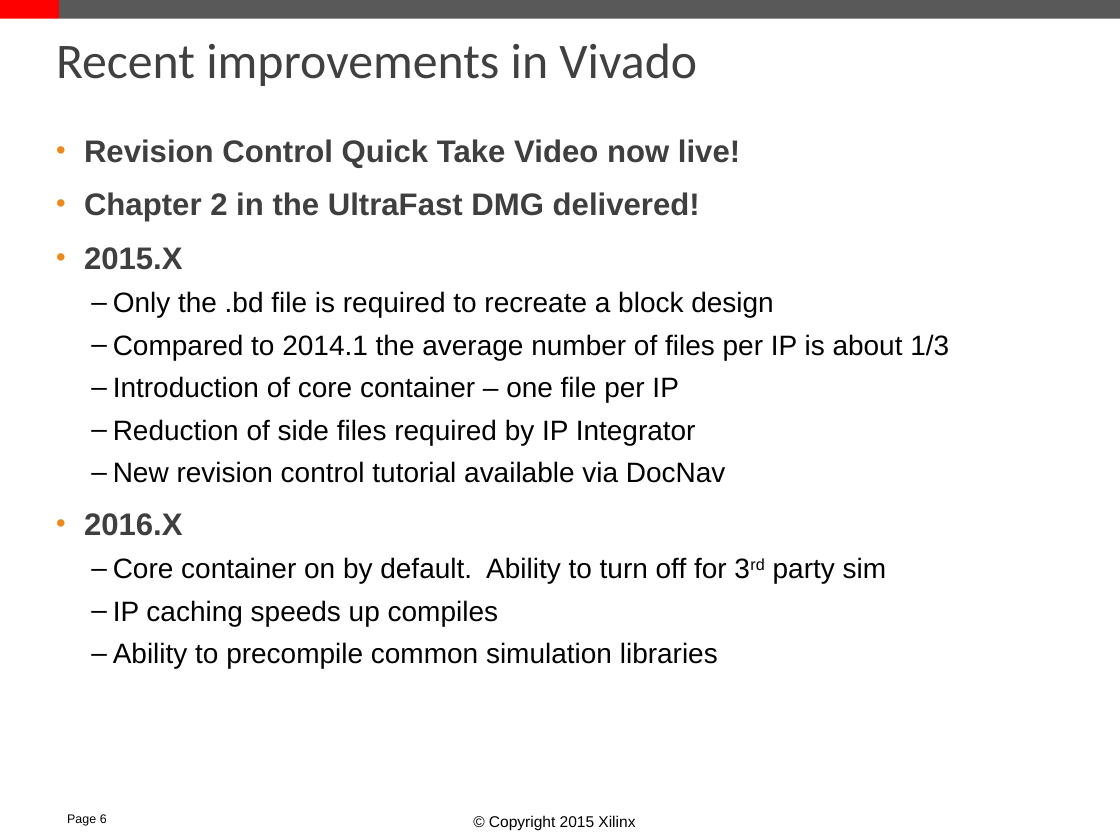
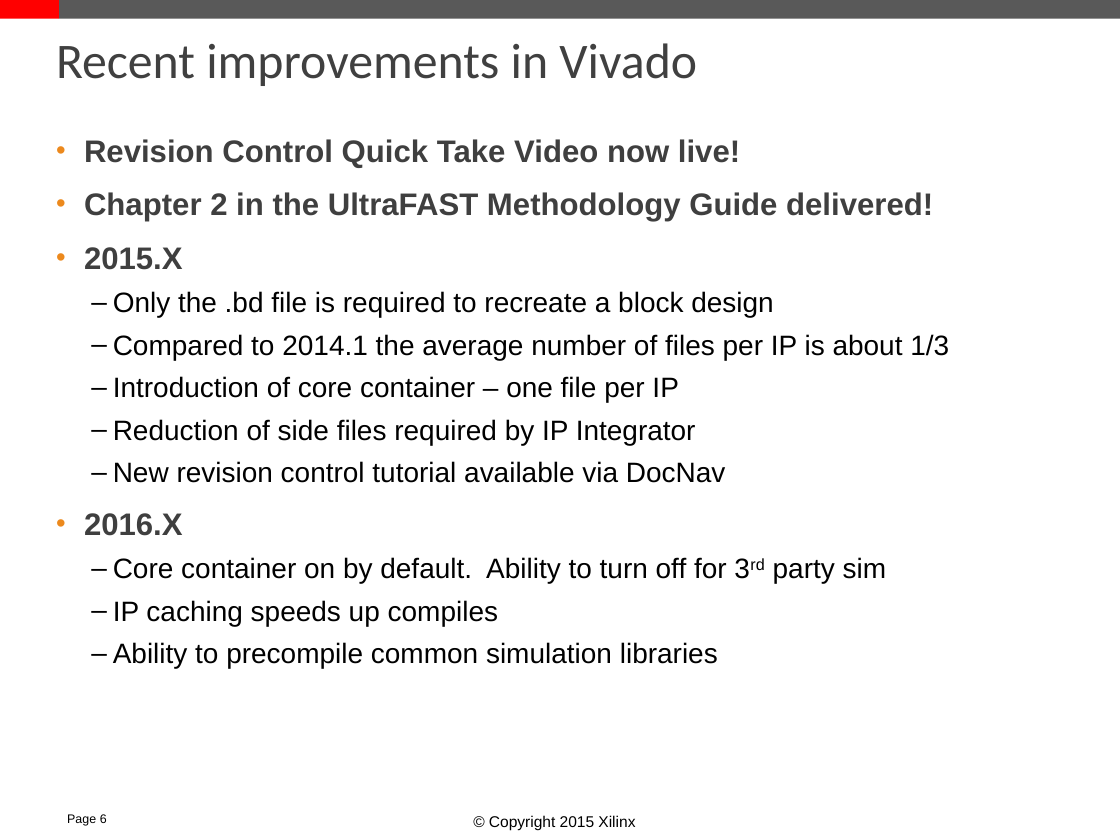
Before and after one commit to Xilinx/revCtrl, a slide deck: slide 6 of doc/versionControl.pptx. Drawn at 1120x840 pixels with LibreOffice and Linux fonts; fonts in the diff are those of the drawing; background and template pictures are left out. Boxes give left, top, right and bottom in pixels: in the first picture for what was removed or moved away, otherwise in the second. Text is boxed around its words. In the diff, an @@ line names an element or a change of style, - is before the commit and + after.

```diff
--- a/doc/versionControl.pptx
+++ b/doc/versionControl.pptx
@@ text at box(84, 192, 933, 222): text changed @@
-• Chapter 2 in the UltraFast DMG delivered!
+• Chapter 2 in the UltraFAST Methodology Guide delivered!
```
Also in this commit, not shown: 2 other slides changed.
